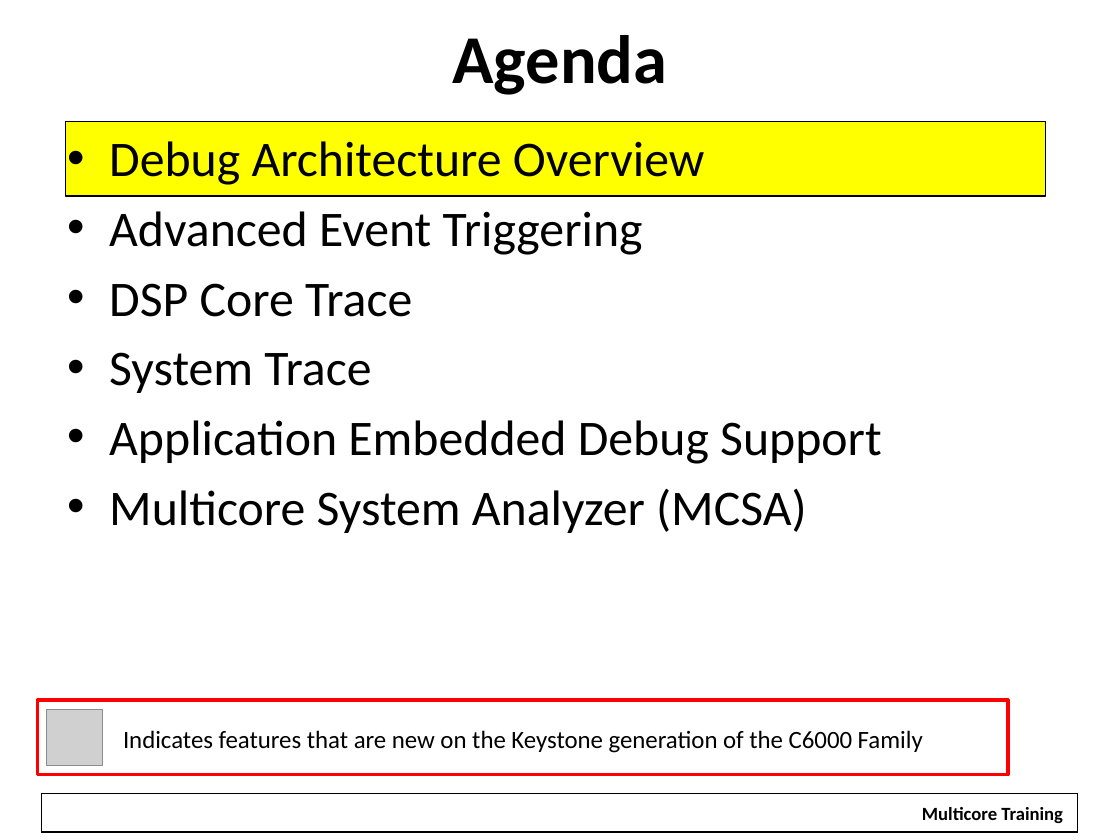
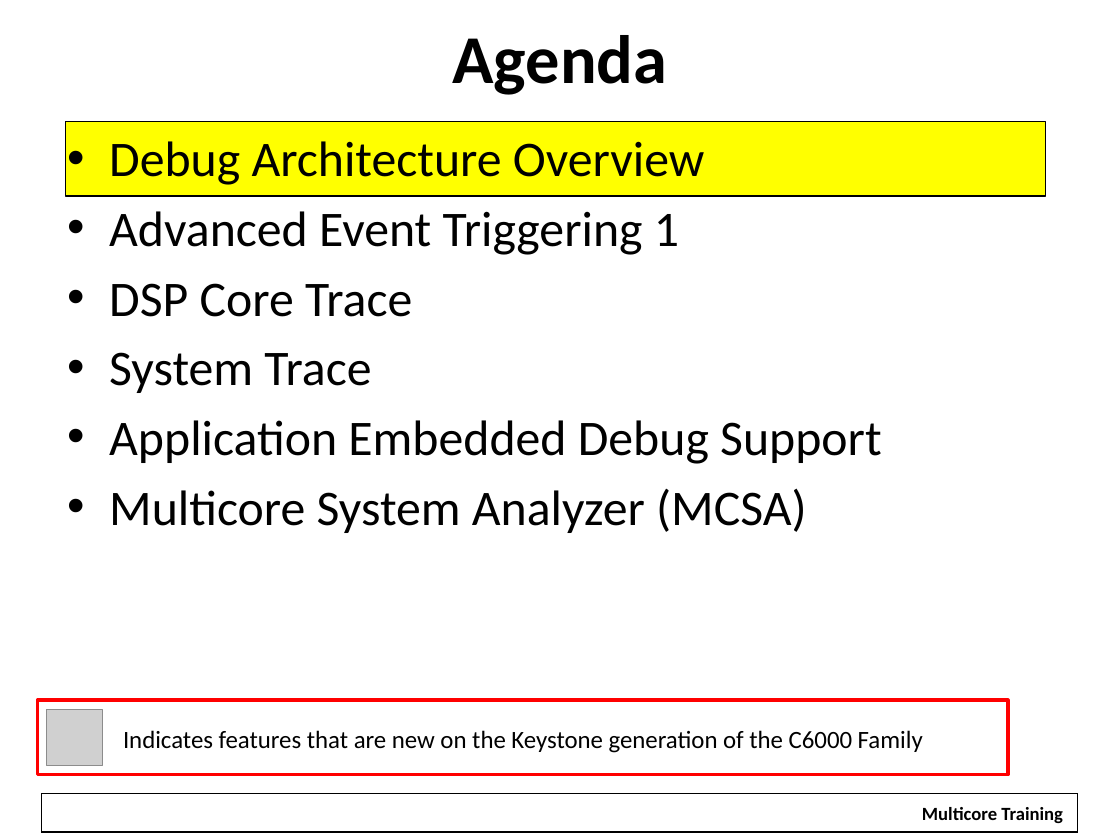
Before and after one commit to hari1989/keystone-workshop, a slide deck: slide 3 of slides/Keystone Advanced Debug.pptx. Drawn at 1120x840 pixels with LibreOffice and Linux fonts; fonts in the diff are those of the drawing; grey boxes stand for pictures; background and template pictures are left out. Boxes give left, top, right and bottom in pixels: in the first picture for what was removed or moved away, otherwise in the second. Text is boxed around its words. In the diff, an @@ line names an element or a change of style, - is before the commit and + after.

Commit message:
Test Change

```diff
--- a/slides/Keystone Advanced Debug.pptx
+++ b/slides/Keystone Advanced Debug.pptx
@@ text at (109, 211, 679, 255): text changed @@
-• Advanced Event Triggering
+• Advanced Event Triggering 1
```
